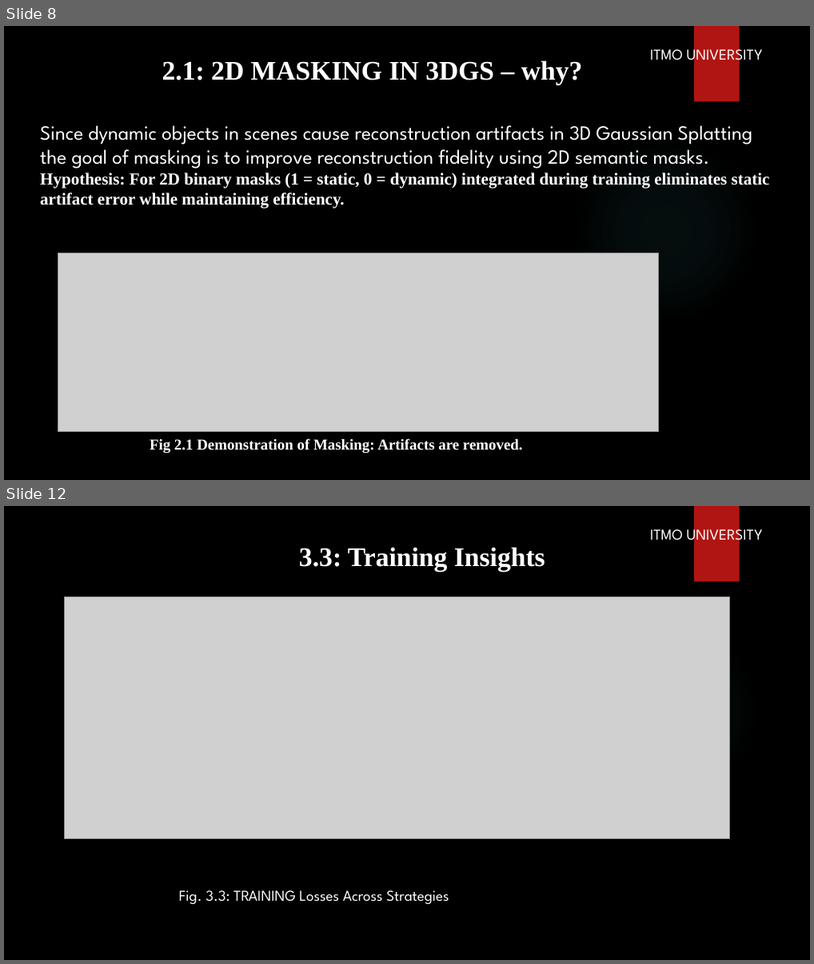
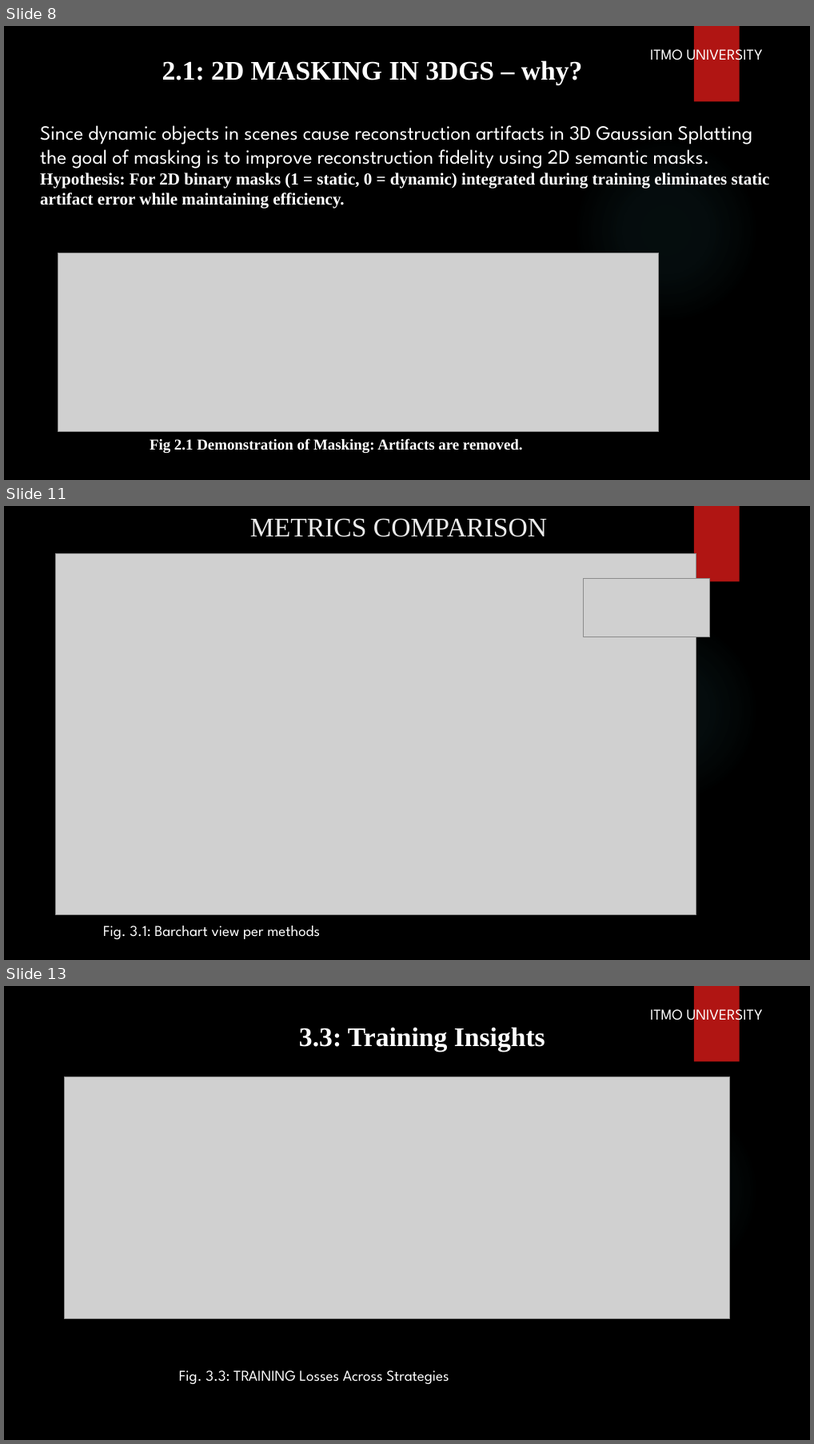
Before and after one commit to PrinssAlex/3dgs-dynamic-masking-47, a slide deck: 3D Gaussian Splatting via Masking Dynamic Objects.pptx. Shown one above the other, each under a label of ours: slides 8 and 12 before the commit, slides 8, 11 and 13 after it; the slides between them are not shown. The pictures are 814x964 and 814x1444 pixels, drawn with LibreOffice and Linux fonts; fonts in the diff are those of the drawing; grey boxes stand for pictures; background and template pictures are left out. Boxes give left, top, right and bottom in pixels: in the first picture for what was removed or moved away, otherwise in the second. Text is boxed around its words. In the diff, an @@ line names an element or a change of style, - is before the commit and + after.

```diff
--- a/3D Gaussian Splatting via Masking Dynamic Objects.pptx
+++ b/3D Gaussian Splatting via Masking Dynamic Objects.pptx
@@ slide 11 added at <box>4,506,810,960</box>, background picture (left out); not listed: 2 template elements that a slide beside it also shows @@
@@ title added at <box>250,518,547,537</box>, 32 pt, text #EBEBEB @@
+METRICS COMPARISON
@@ picture added at <box>55,554,697,914</box> @@
@@ picture added at <box>583,579,710,637</box> @@
@@ text added at <box>103,925,320,939</box>, 18 pt, text #FFFFFF @@
+Fig. 3.1: Barchart view per methods
@@ what was slide 12 is now slide 13 @@
```
Also in this commit, not shown: 6 slides changed, 1 slide removed.
